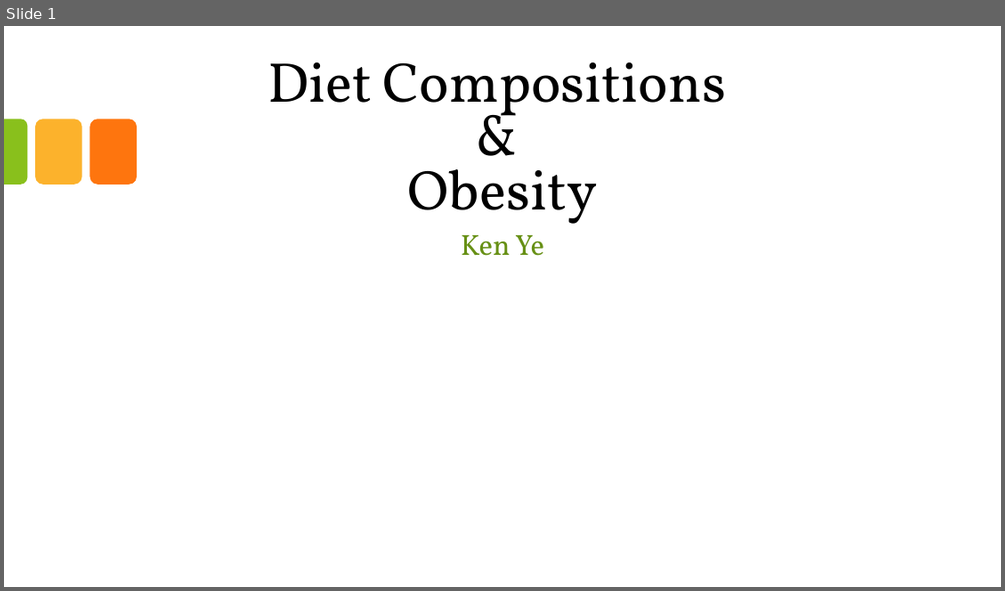
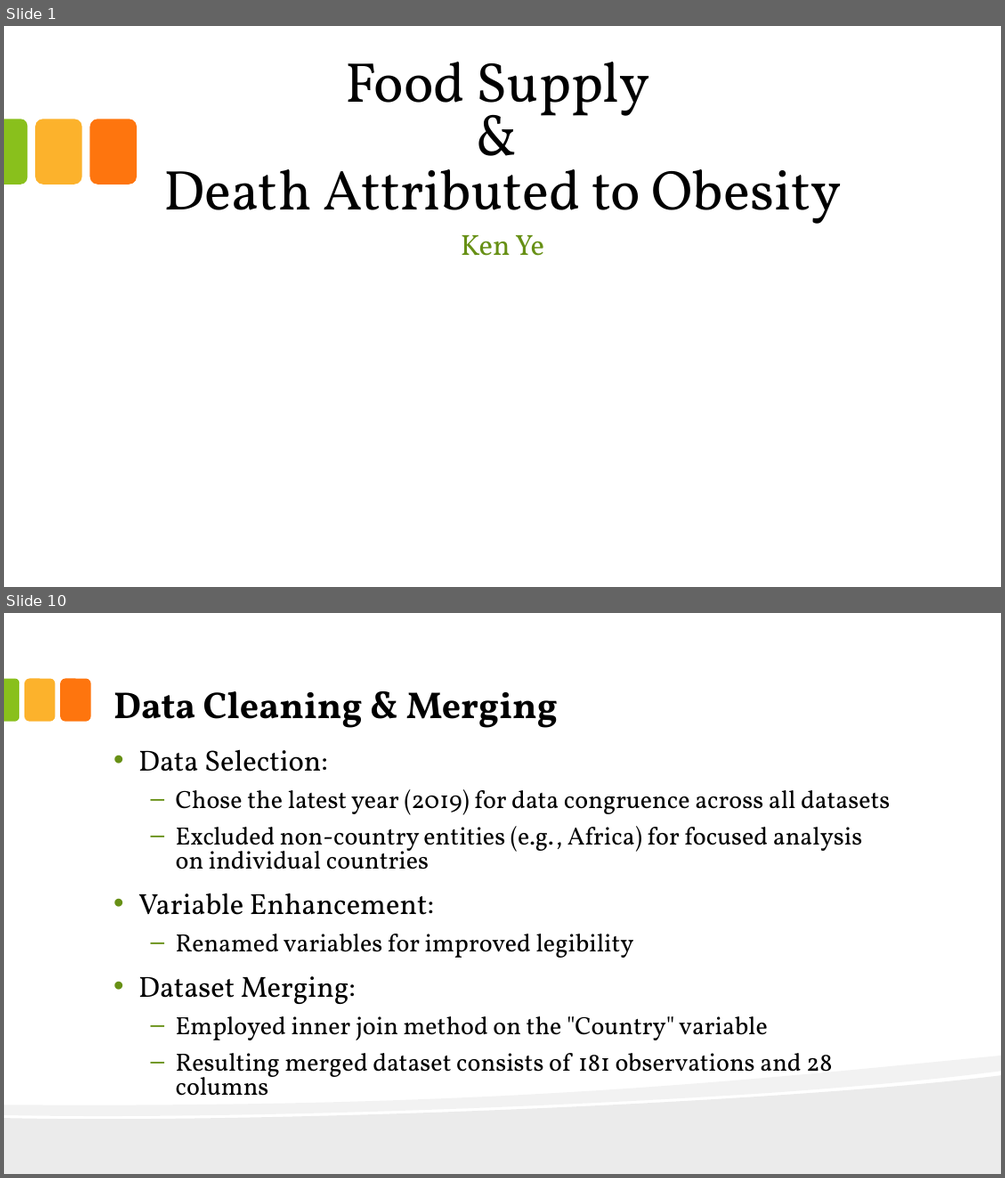
Before and after one commit to KenYe23/Diet-Compositions-and-Obesity, a slide deck: Food Supply and Death Attributed to Obesity.pptx. Shown one above the other, each under a label of ours: slide 1 before the commit, slides 1 and 10 after it; the slides between them are not shown. The pictures are 1005x591 and 1005x1178 pixels, drawn with LibreOffice and Linux fonts; fonts in the diff are those of the drawing; background and template pictures are left out. Boxes give left, top, right and bottom in pixels: in the first picture for what was removed or moved away, otherwise in the second. Text is boxed around its words. In the diff, an @@ line names an element or a change of style, - is before the commit and + after.

```diff
--- a/Food Supply and Death Attributed to Obesity.pptx
+++ b/Food Supply and Death Attributed to Obesity.pptx
@@ slide 10 added at [4,613,1001,1174], background #FFFFFF @@
@@ round same rect added at [4,679,20,722], fill #89C01C @@
@@ rounded rectangle added at [24,679,55,722], fill #FCB22C @@
@@ rounded rectangle added at [60,679,90,722], fill #FE750E @@
@@ title added at [113,691,558,728], 36 pt, text #000000, bold @@
+Data Cleaning & Merging
@@ text added at [138,749,890,1095], 24 pt, text #000000 @@
+• Data Selection:
+  – Chose the latest year (2019) for data congruence across all datasets
+  – Excluded non-country entities (e.g., Africa) for focused analysis on individual countries
+• Variable Enhancement:
+  – Renamed variables for improved legibility
+• Dataset Merging:
+  – Employed inner join method on the "Country" variable
+  – Resulting merged dataset consists of 181 observations and 28 columns
@@ freeform shape added at [4,1055,1001,1174], fill #000000 at 5% opacity @@
@@ freeform shape added at [4,1076,1001,1174], fill #000000 at 8% opacity @@
@@ slide 1 changed as well @@
@@ title at [164,62,841,224]: text changed @@
-Diet Compositions
-&
-Obesity
+Food Supply
+&
+Death Attributed to Obesity
```
Also in this commit, not shown: 26 other slides added, 6 slides removed, 6 other files.
